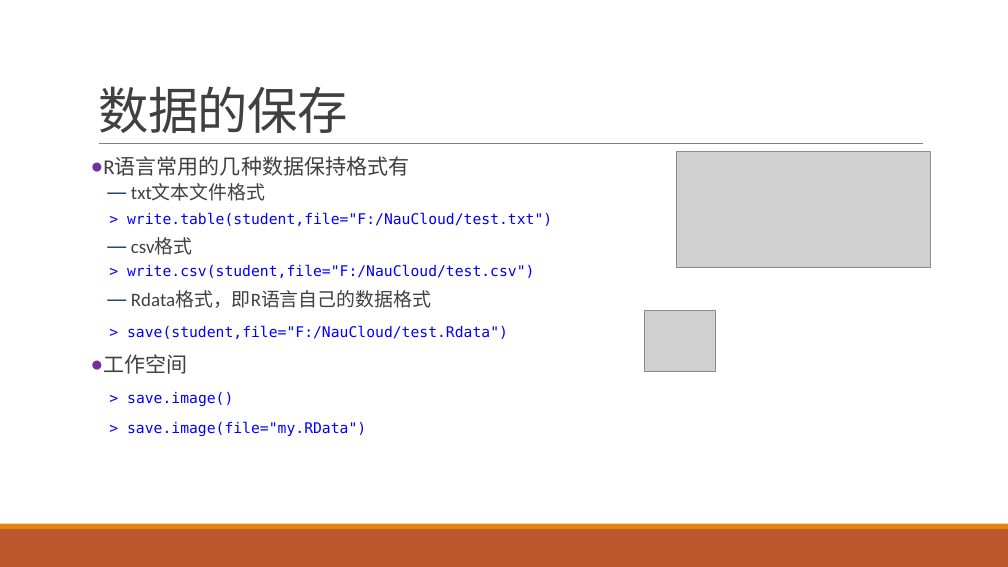
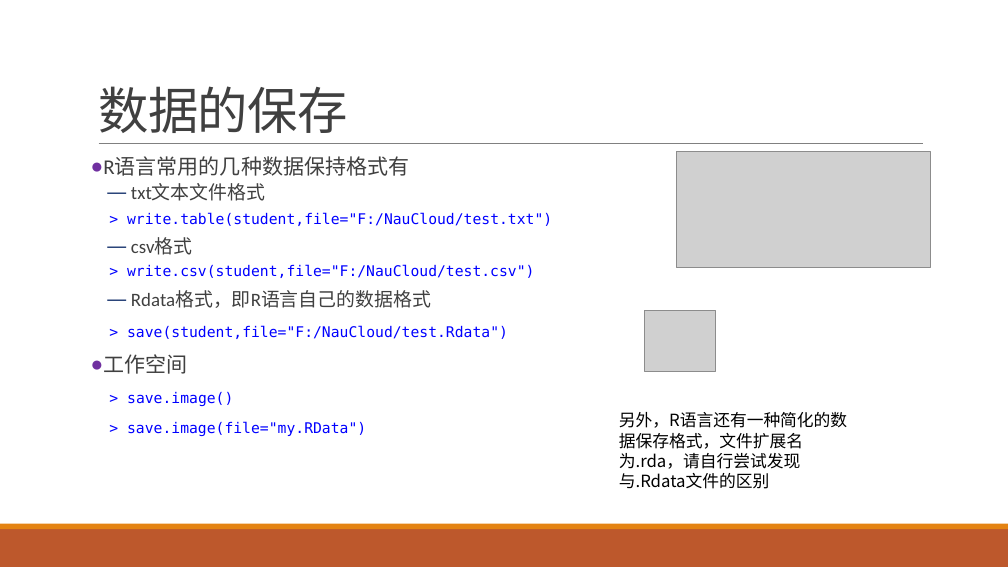
Before and after one commit to exoplanetX/DataAnalytics, a slide deck: slide 31 of 实验2-变量-导入和包.pptx (slide 30 before the commit). Drawn at 1008x567 pixels with LibreOffice and Linux fonts; fonts in the diff are those of the drawing; grey boxes stand for pictures. Boxes give left, top, right and bottom in pixels: in the first picture for what was removed or moved away, otherwise in the second. Text is boxed around its words. In the diff, an @@ line names an element or a change of style, - is before the commit and + after.

Commit message:
Add files via upload
增加一种R语言的数据保存格式，添加说明

```diff
--- a/实验2-变量-导入和包.pptx
+++ b/实验2-变量-导入和包.pptx
@@ text added at (619, 412, 847, 489), 16 pt, text #000000 @@
+另外，R语言还有一种简化的数据保存格式，文件扩展名为.rda，请自行尝试发现与.Rdata文件的区别
```
Also in this commit, not shown: 1 other slide changed, 1 slide added.
